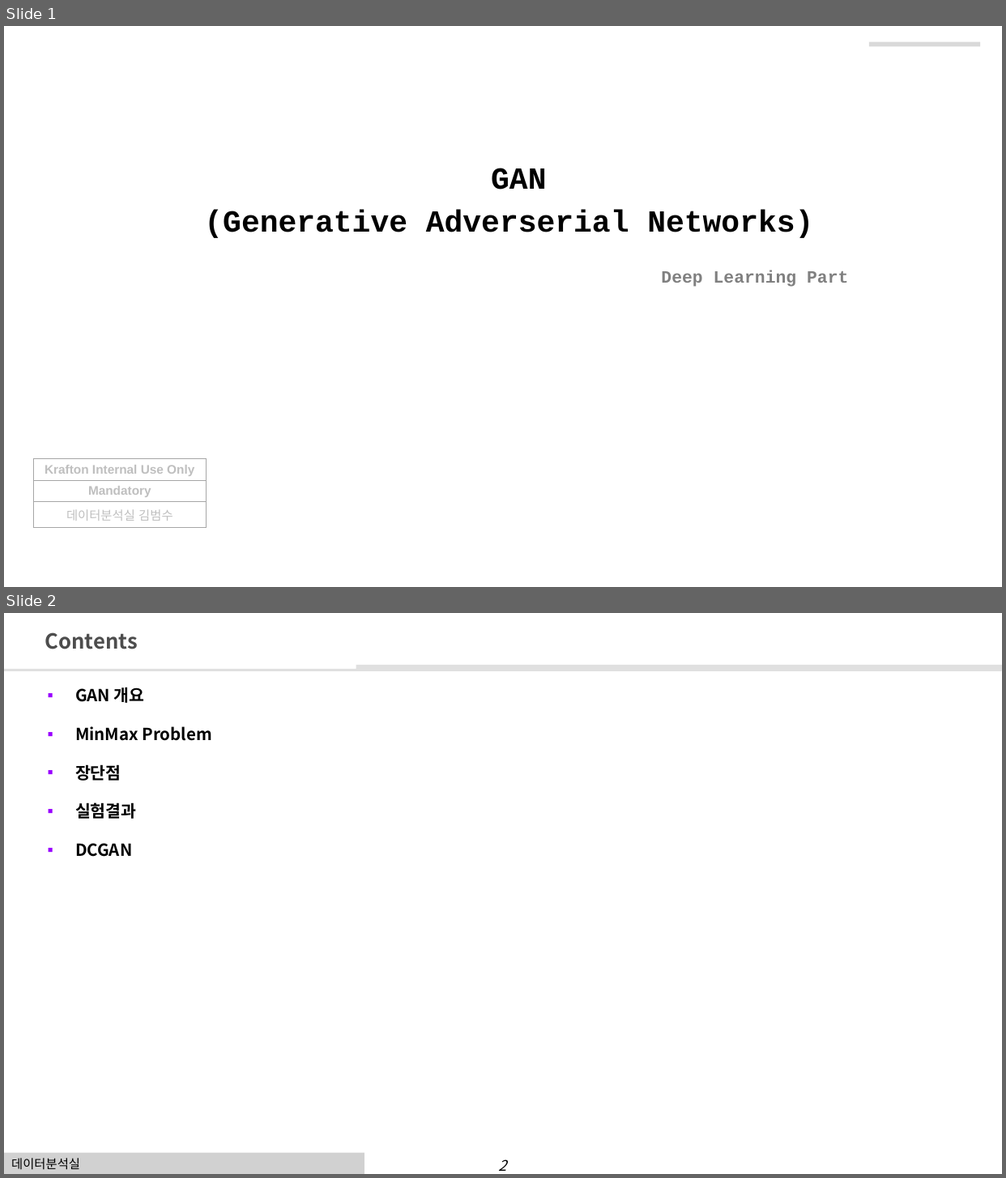
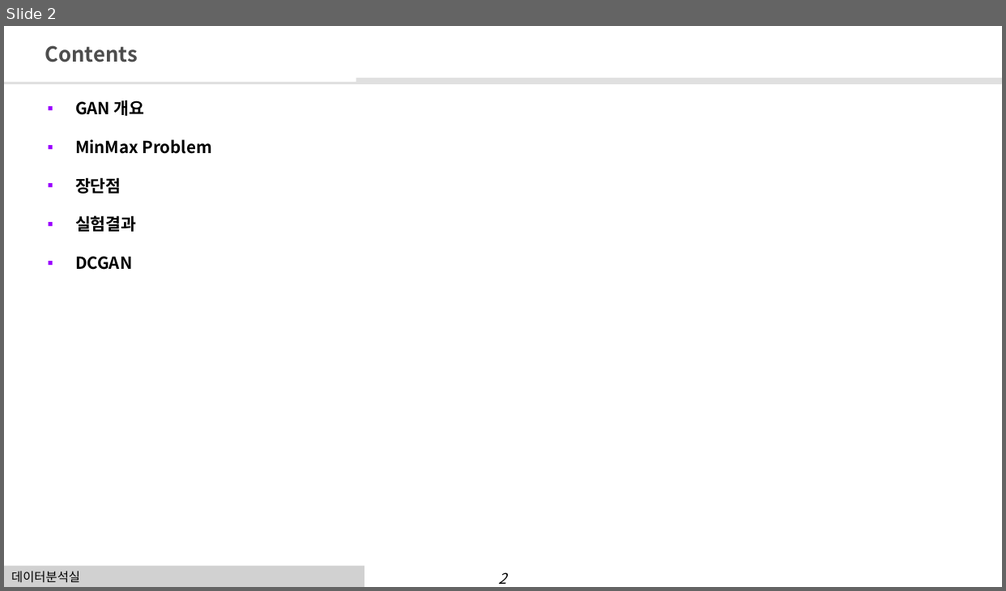
Before and after one commit to BeomSooKim/paper-summary, a slide deck: GAN.pptx. Shown one above the other, each under a label of ours: slides 1 and 2 before the commit, slide 2 after it. The pictures are 1006x1178 and 1006x591 pixels, drawn with LibreOffice and Linux fonts; fonts in the diff are those of the drawing; background and template pictures are left out. Boxes give left, top, right and bottom in pixels: in the first picture for what was removed or moved away, otherwise in the second. Text is boxed around its words. In the diff, an @@ line names an element or a change of style, - is before the commit and + after.

```diff
--- a/GAN.pptx
+++ b/GAN.pptx
@@ slide 1 removed at (4, 26, 1002, 587), background picture (left out) @@
@@ line removed from (869, 44) to (980, 44) @@
@@ subtitle removed at (204, 168, 848, 287) @@
-GAN
-(Generative Adverserial Networks)
-Deep Learning Part
@@ table removed at (33, 459, 206, 526), 3 rows, 1 columns @@
-Krafton Internal Use Only
-Mandatory
-데이터분석실 김범수
```
Also in this commit, not shown: 1 slide added, 4 other files.
